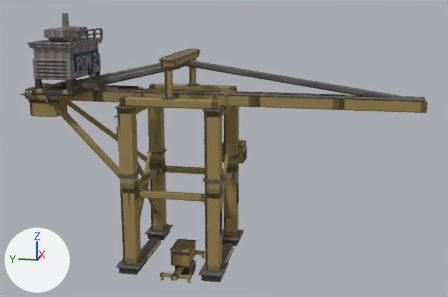
An edit to the glTF model assets/models/landmarks/port-gantry-apron.glb, drawn before and after from the same camera.
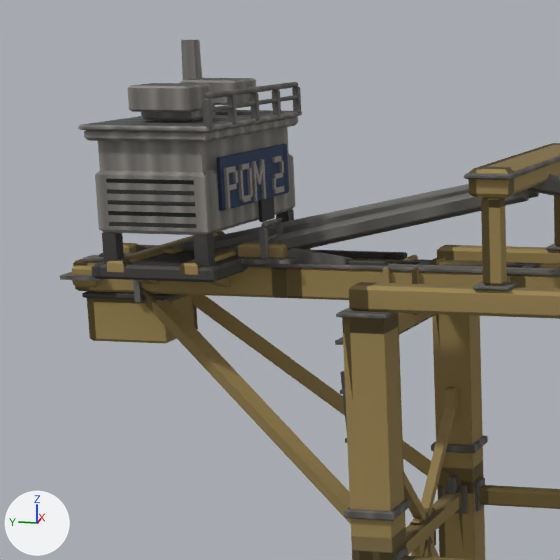
Each version is shown whole from a 50 mm camera at (-49.1, -13.5, 22.5) aimed at (0.7, -3.5, 10.0), then close up on the part from 0% to 43% of the width and 0% to 64% of the height. Lighting does not change. The marker at lower left points along +X, +Y and +Z. The last two pictures show the newer version. Where no turn or scale is listed for an object, it has been applied to the vertices. Vertices at exactly the same position are counted once.

The scene before the commit, as lines of its bpy script (objects in view):
```python
me_mesh_0 = bpy.data.meshes.new('Mesh_0')
me_mesh_0.from_pydata(...)  # 3164 vertices, 5416 faces; spans x -5.0..6.0, y -19.4..13.6, z 0.2..21.0
# faces by material slot: [1916, 1916, 1060, 116, 408]
me_mesh_0.materials.append(mat_dd_kit_facade_light_render)
me_mesh_0.materials.append(mat_dd_kit_metal_roof)
me_mesh_0.materials.append(mat_dd_kit_facade_dark_render)
me_mesh_0.materials.append(mat_dd_kit_sign_render)
me_mesh_0.materials.append(mat_dd_kit_concrete)
me_mesh_1 = bpy.data.meshes.new('Mesh_1')
me_mesh_1.from_pydata(...)  # 270 vertices, 472 faces; spans x -3.57..3.57, y -0.16..12.56, z 7.06..17.57
# faces by material slot: [184, 168, 120]
me_mesh_1.materials.append(mat_dd_kit_metal_roof)
me_mesh_1.materials.append(mat_dd_kit_facade_light_render)
me_mesh_1.materials.append(mat_dd_kit_facade_dark_render)
ob_fringe_port_gantry_apron = bpy.data.objects.new('fringe:port-gantry:apron', me_mesh_0)
ob_fringe_port_gantry_apron.location = (0.0, 0.0, 0.0)
ob_fringe_port_gantry_apron_backreach = bpy.data.objects.new('fringe:port-gantry:apron:backreach', me_mesh_1)
ob_fringe_port_gantry_apron_backreach.location = (0.0, 0.0, 0.0)
```
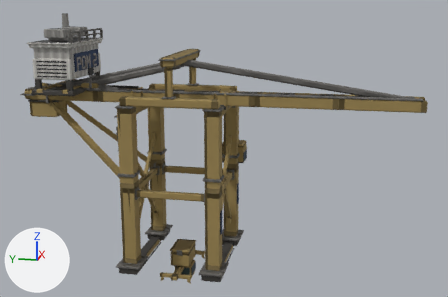
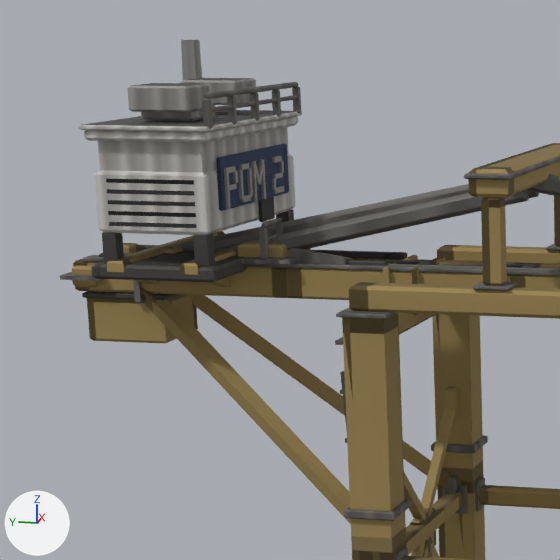
Pixel boxes (x1, y1, x2, y2) of what changed, in the close-ups (560 x 560 px):
part 1 of me_mesh_0, reshaped: before (204, 88, 301, 134); after (78, 40, 302, 235)

Edits to the bpy script that builds the scene:
```text
Add mat_dd_kit_house_wall:
    mat_dd_kit_house_wall = bpy.data.materials.new('dd-kit:house-wall')
    # colours: light grey #cccac4, mixed with the vertex colours
    # uses the picture img_landmark_sheet_normal_png
    # uses the picture img_landmark_sheet_orm_png
    # uses the picture img_landmark_sheet_png
Change me_mesh_0:
    used by ob_fringe_port_gantry_apron; location = (0.0, 0.0, 0.0)
    remove me_mesh_0.from_pydata(...)  # 3164 vertices, 5416 faces; spans x -5.0..6.0, y -19.4..13.6, z 0.2..21.0
    add me_mesh_0.from_pydata(...)  # 3356 vertices, 5816 faces; spans x -5.0..6.0, y -19.4..13.6, z 0.2..21.0
    me_mesh_0 part 1: 6 vertices moved within x -3.0..3.0, y 7.9..8.0, z 18.8..18.9; 192 vertices added at x -3.3..3.3, y 7.9..11.6, z 16.0..19.9
    add me_mesh_0.materials.append(mat_dd_kit_house_wall)
```
